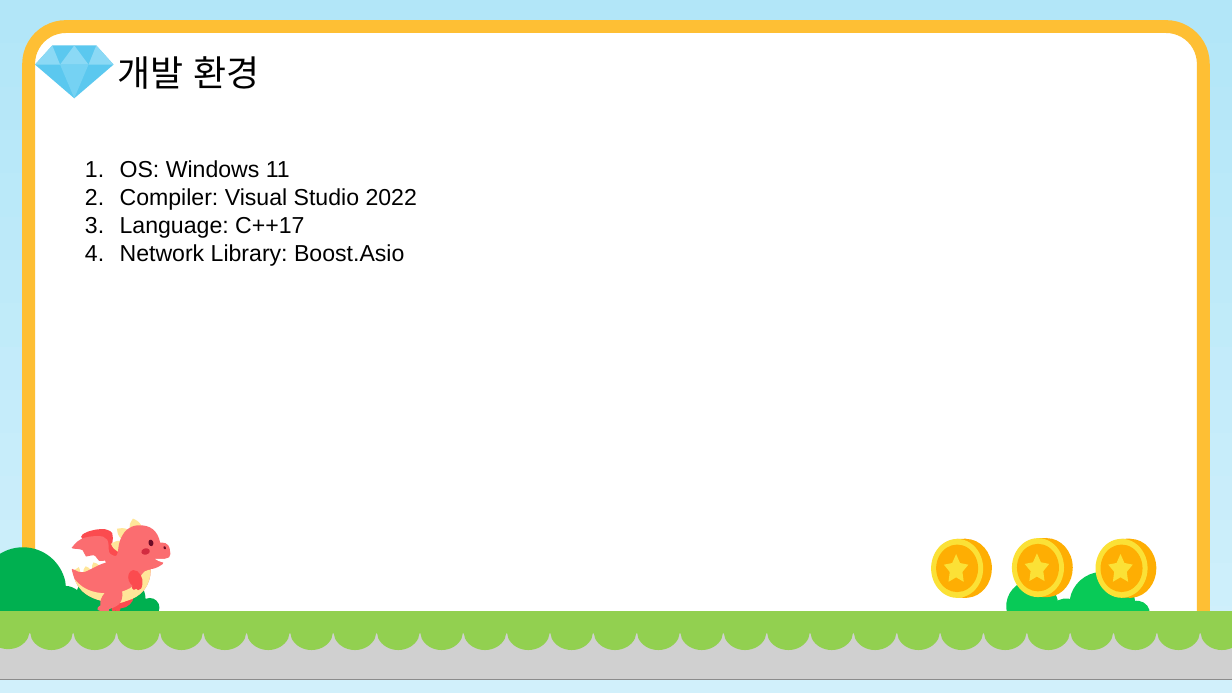
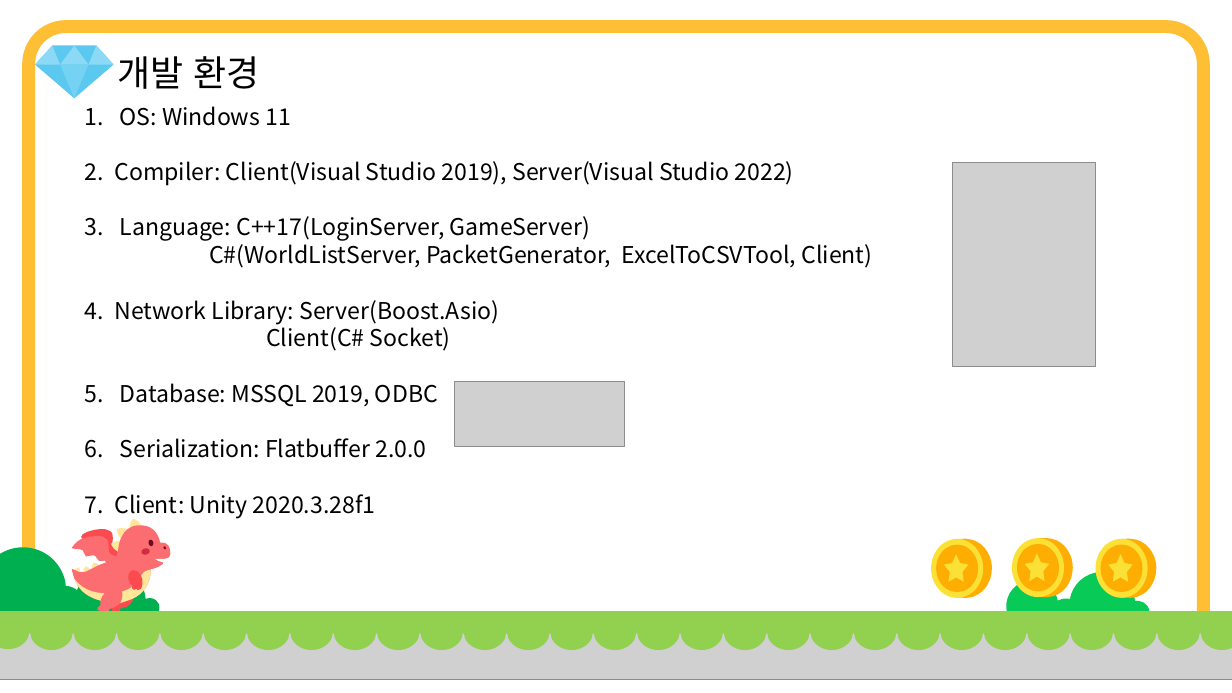
Before and after one commit to newmri/Core, a slide deck: slide 2 of Document/개발 환경.pptx (slide 3 before the commit). Drawn at 1232x693 pixels with LibreOffice and Linux fonts; fonts in the diff are those of the drawing; grey boxes stand for pictures. Boxes give left, top, right and bottom in pixels: in the first picture for what was removed or moved away, otherwise in the second. Text is boxed around its words. In the diff, an @@ line names an element or a change of style, - is before the commit and + after.

```diff
--- a/Document/개발 환경.pptx
+++ b/Document/개발 환경.pptx
@@ background gradient #B2E6F8 to #D1F0FB to #FFFFFF @@
@@ text "OS: Windows 11": place and size @@
-text "OS: Windows 11" at [120,160,417,266]
+text "OS: Windows 11" at [85,106,872,518]
@@ text at [120,106,292,126]: font Arial to Noto Sans CJK KR in "OS: Windows 11" @@
@@ text at [85,161,872,518]: text changed; font Arial to Noto Sans CJK KR @@
-2. Compiler: Visual Studio 2022
-3. Language: C++17
-4. Network Library: Boost.Asio
+2. Compiler: Client(Visual Studio 2019), Server(Visual Studio 2022)
+3. Language: C++17(LoginServer, GameServer)
+C#(WorldListServer, PacketGenerator, ExcelToCSVTool, Client)
+4. Network Library: Server(Boost.Asio)
+Client(C# Socket)
+5. Database: MSSQL 2019, ODBC
+6. Serialization: Flatbuffer 2.0.0
+7. Client: Unity 2020.3.28f1
@@ picture added at [952,162,1095,366] @@
@@ picture added at [455,382,625,446] @@
```
Also in this commit, not shown: 2 other slides changed, 18 slides added, 1 slide removed.
